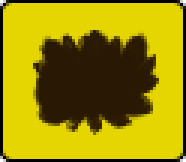
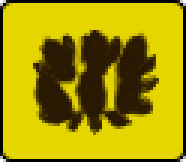
Revision of a layered 186 × 162 image; what changed, layer by layer:
renamed "Слой 1 (копия)" to "Слой 1 (копия) 2", painted on it over 39, 36, 159, 132
painted on "Слой 2" over 39, 36, 159, 126
